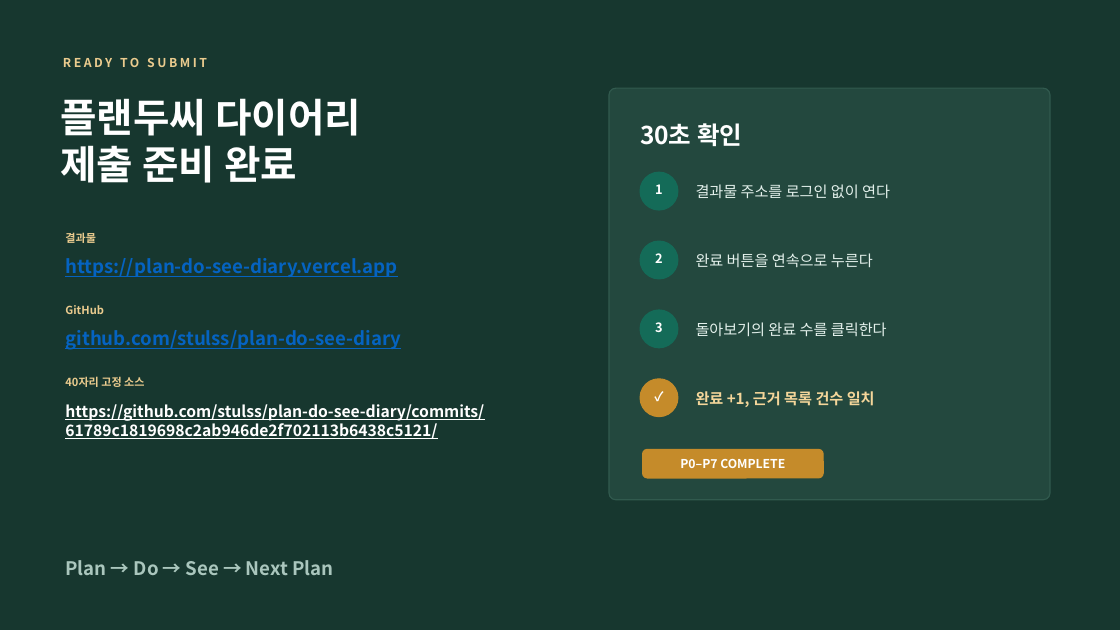
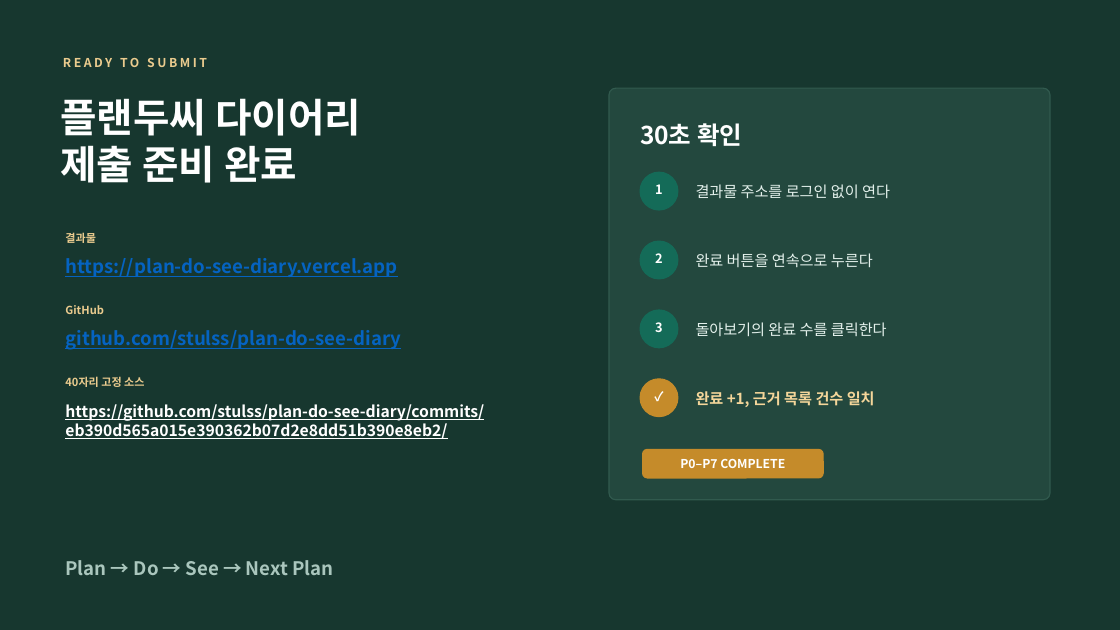
Before and after one commit to stulss/plan-do-see-diary, a slide deck: slide 25 of reports/플랜두씨_다이어리_과제6_제출보고서.pptx. Drawn at 1120x630 pixels with LibreOffice and Linux fonts; fonts in the diff are those of the drawing. Boxes give left, top, right and bottom in pixels: in the first picture for what was removed or moved away, otherwise in the second. Text is boxed around its words. In the diff, an @@ line names an element or a change of style, - is before the commit and + after.

```diff
--- a/reports/플랜두씨_다이어리_과제6_제출보고서.pptx
+++ b/reports/플랜두씨_다이어리_과제6_제출보고서.pptx
@@ text at (x1=65, y1=404, x2=484, y2=439): text changed @@
-https://github.com/stulss/plan-do-see-diary/commits/61789c1819698c2ab946de2f702113b6438c5121/
+https://github.com/stulss/plan-do-see-diary/commits/eb390d565a015e390362b07d2e8dd51b390e8eb2/
```
Also in this commit, not shown: 1 other slide changed, 6 other files.
